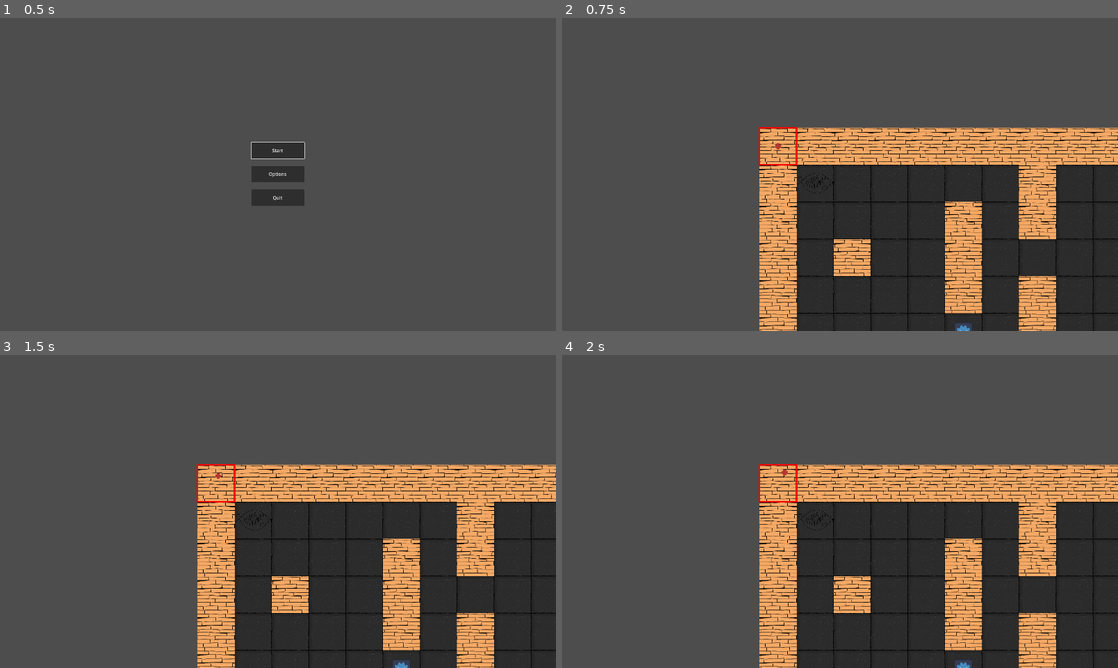
Above: before the commit, frames 1-4 (two rows, left to right).
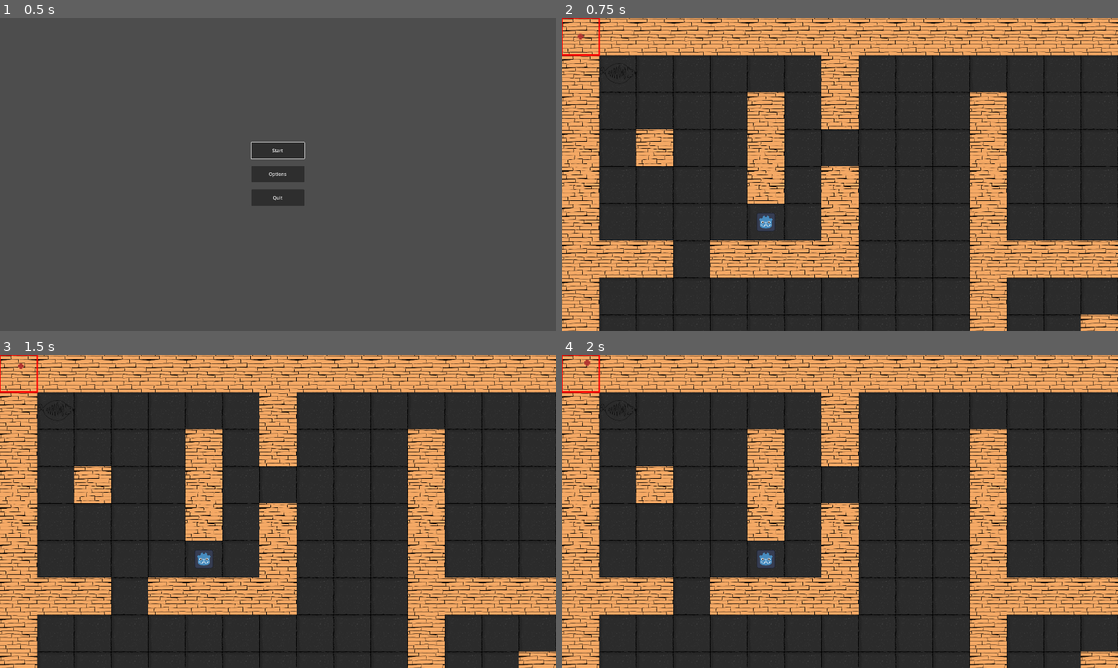
Above: after the commit, the same moments.

Repository: MatthieuD134/project-gwj63
Game: Godot game, scene res://menus/main_menu.tscn
Same seed, same stepped clock (60 frames per second), same inputs: the game is played once before the commit and once after it.
Inputs (mouse positions are in pixels of both pictures, inside the frame that each line leads up to):
- Up to frame 1 (0.5 s): no input
- Up to frame 2 (0.75 s): click "Start" at 0.5 s
- Up to frame 3 (1.5 s): tap Enter (ui_accept) at 1.25 s; move the mouse to (400, 495) at 1.27 s; press the mouse at (400, 495) at 1.28 s; hold Right (ui_right) from 1.28 s (still down)
- Up to frame 4 (2 s): keep holding Right (ui_right); tap Enter (ui_accept) at 1.52 s

Frame 1 is identical in both runs. In frame 2, 81% of the frame differs, in the area x 0-100%, y 0-100%; in frame 3, 81%; in frame 4, 81%.
Error before the commit: Parse Error: Could not parse global class "Player" from "res://entities/unit/player/player.gd". (res://scenes/common/game_board.gd:14)

Commit message:
resolve conflict

Diff:
--- a/entities/unit/player/player.gd
+++ b/entities/unit/player/player.gd
@@ -1,7 +1,8 @@
 class_name Player
 extends Unit
 
-var boardPiece : Interactable@onready var _is_hidden : bool = false
+var boardPiece : Interactable
+@onready var _is_hidden : bool = false
 # whenever an enemy starts chasing the player, they are being added to the array
 @onready var chasers: Array[Enemy] = []
 
@@ -23,13 +24,13 @@
 func interact(activePiece):
 	boardPiece = activePiece
 	if (boardPiece == null):
-		self.is_hidden = false
+		self.unhide_self()
 		return
 
 	if (boardPiece.Status_tags.has("HIDDEN")):
-		self.is_hidden = true
+		self.hide_self()
 	else:
-		self.is_hidden = false
+		self.unhide_self()
 
 	boardPiece.interact()
 
